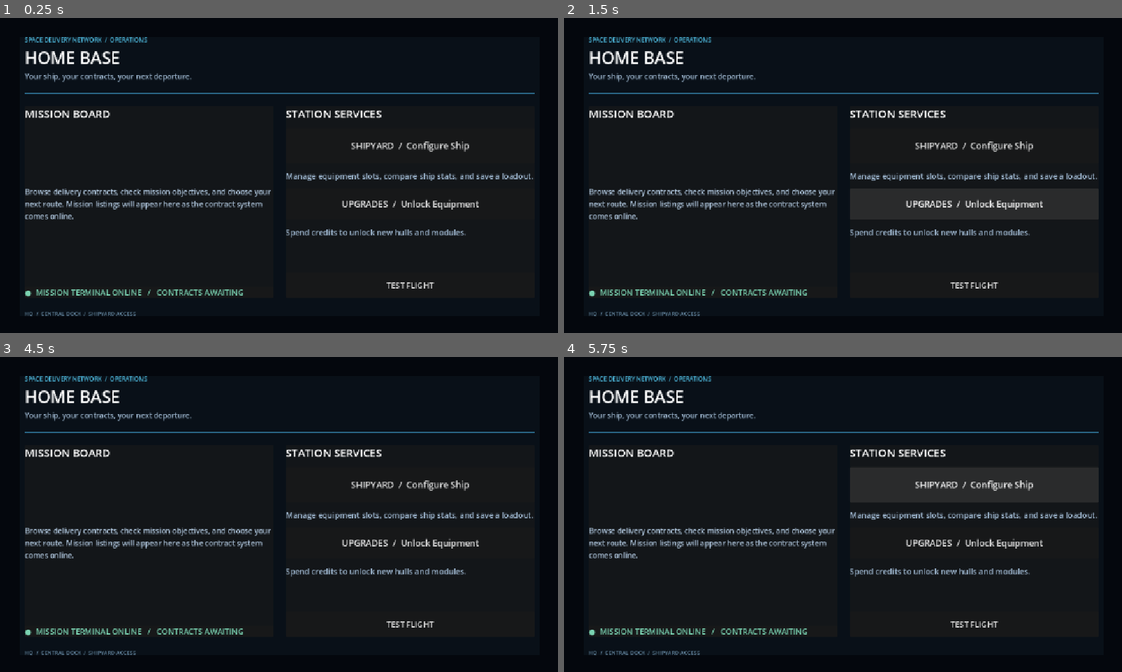
Above: before the commit, frames 1-4 (two rows, left to right).
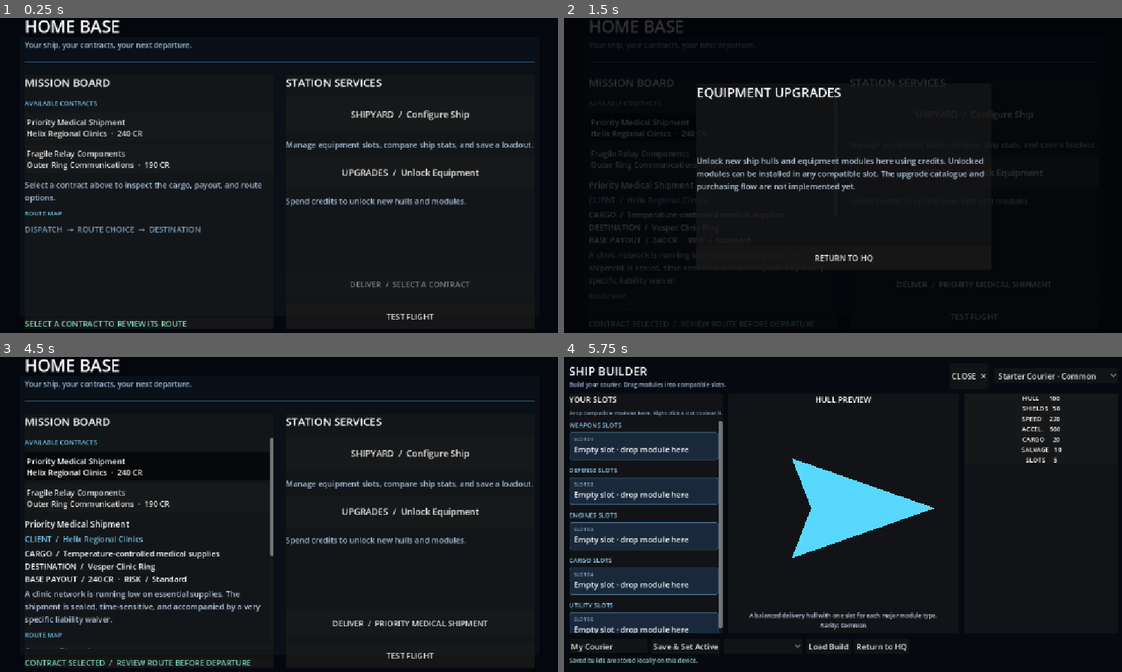
Above: after the commit, the same moments.

Repository: Bbran4/SpaceDelivery
Game: Godot game, scene res://scenes/hq.tscn
Same seed, same stepped clock (60 frames per second), same inputs: the game is played once before the commit and once after it.
Inputs (mouse positions are in pixels of both pictures, inside the frame that each line leads up to):
- Up to frame 1 (0.25 s): no input
- Up to frame 2 (1.5 s): click (714, 128) at 0.5 s, where only the run after the commit has a clickable "Priority Medical Shipment Hel…"; click "UPGRADES / Unlock Equipment" at 1.25 s
- Up to frame 3 (4.5 s): click (145, 498) at 2 s, where only the run after the commit has a clickable "Fragile Relay Components Oute…"; click "TEST FLIGHT" at 2.75 s; click (412, 624) at 3.5 s, where only the run after the commit has a clickable "DELIVER / PRIORITY MEDICAL SH…"; click (279, 596) at 4.25 s, where only the run after the commit has a clickable "RETURN TO HQ"
- Up to frame 4 (5.75 s): click "SHIPYARD / Configure Ship" at 5 s

The runs differ from the first frame. In frame 1, 11% of the frame differs, in the area x 4-96%, y 0-98%; in frame 2, 12%; in frame 3, 13%; in frame 4, 23%, in the area x 1-99%, y 3-98%.
Error before the commit: Parse Error: Cannot assign a value of type "bool" as "TextServer.AutowrapMode". (res://scripts/hq.gd:226)

Commit message:
Avoid unsupported Button property in route preview

Diff:
--- a/scripts/hq.gd
+++ b/scripts/hq.gd
@@ -223,7 +223,6 @@
 			branch_button.custom_minimum_size = Vector2(0, 64)
 			branch_button.size_flags_horizontal = Control.SIZE_EXPAND_FILL
 			branch_button.size_flags_vertical = Control.SIZE_SHRINK_BEGIN
-			branch_button.autowrap_mode = true
 			branch_button.pressed.connect(_on_branch_selected.bind(branch.node_id))
 			branch_row.add_child(branch_button)
 		route_preview.add_child(branch_row)
